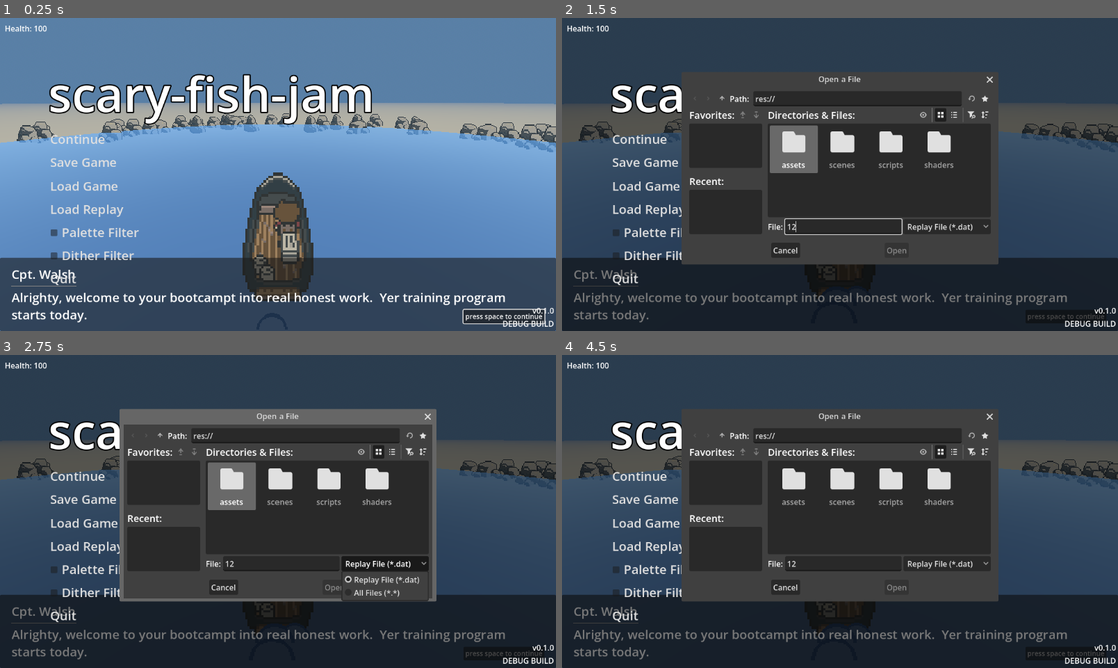
Above: before the commit, frames 1-4 (two rows, left to right).
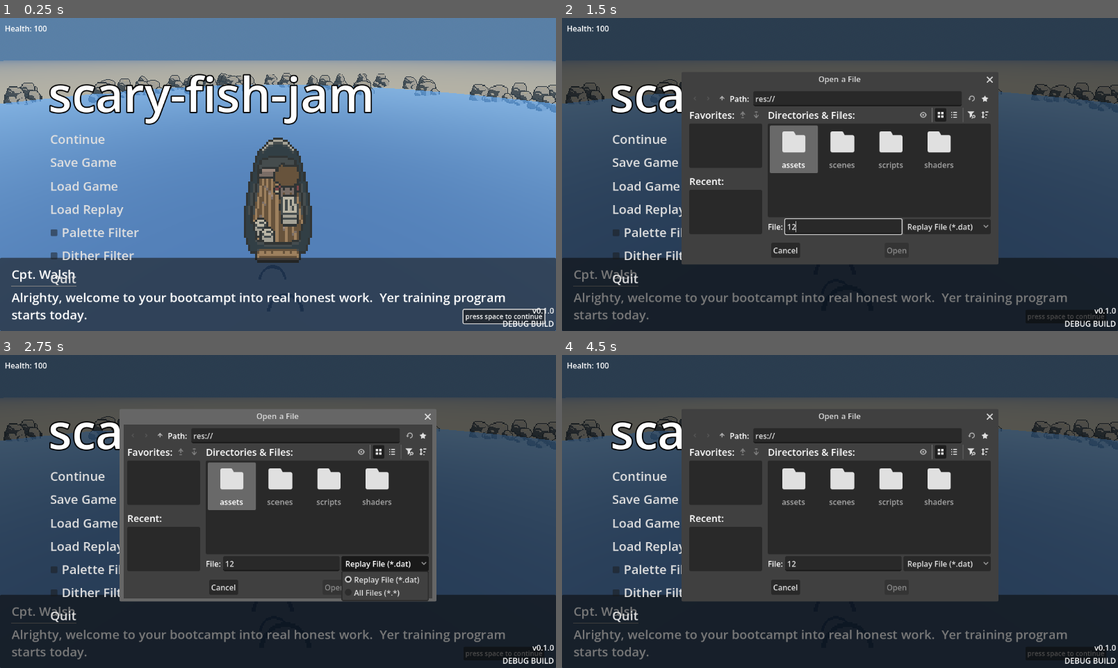
Above: after the commit, the same moments.

Repository: onebit-aidan-kris/scary-fish-jam
Game: Godot game, scene res://scenes/levels/fishing/fishing_level_1_tutorial.tscn
Same seed, same stepped clock (60 frames per second), same inputs: the game is played once before the commit and once after it. This scene is started directly instead of the project's main scene.
Inputs (mouse positions are in pixels of both pictures, inside the frame that each line leads up to):
- Up to frame 1 (0.25 s): no input
- Up to frame 2 (1.5 s): click "Load Replay" at 0.5 s; click (845, 227) at 1.27 s; type "12" at 1.35 s
- Up to frame 3 (2.75 s): click "Replay File (*.dat)" at 2 s
- Up to frame 4 (4.5 s): click "Replay File (*.dat)" at 2.75 s; click "Replay File (*.dat)" at 3.5 s; click "Load Replay" at 4.25 s

The runs differ from the first frame. In frame 1, 24% of the frame differs, in the area x 0-100%, y 13-91%; in frame 2, 11%; in frame 3, 11%; in frame 4, 11%.

Commit message:
fixing camera being messed up upon transitioning

Diff:
--- a/project/scenes/levels/fishing/boat.gd
+++ b/project/scenes/levels/fishing/boat.gd
@@ -45,6 +45,8 @@
 func _ready() -> void:
 	_input = gamestate.player_input
 	_cam_origin_pitch = _camera.rotation_degrees.x
+	_camera.rotation_degrees.x = clampf(_cam_origin_pitch, -90.0, -20.0)
+	_camera.make_current()
 
 
 func _physics_process(delta: float) -> void:
--- a/project/scenes/levels/fishing/fishing_level_1_tutorial.tscn
+++ b/project/scenes/levels/fishing/fishing_level_1_tutorial.tscn
@@ -220,7 +220,7 @@
 stream = ExtResource("6_errxx")
 
 [node name="Camera3D" type="Camera3D" parent="Boat" unique_id=1783302527]
-transform = Transform3D(1, 0, 0, 0, 0.866, -0.5, 0, 0.5, 0.866, 0, 4, 6)
+transform = Transform3D(1, 0, 0, 0, 0.866, 0.5, 0, -0.5, 0.866, 0, 4, 6)
 current = true
 
 [node name="BoatHitbox" type="CollisionShape3D" parent="Boat" unique_id=1935071213]
--- a/project/scenes/levels/town/events/to_fishing.gd
+++ b/project/scenes/levels/town/events/to_fishing.gd
@@ -5,9 +5,10 @@
 
 @export_file("*.tscn") var fishing_scene_file: String
 
+
 func _ready() -> void:
-	Interactable.register(self , _on_interact)
+	Interactable.register(self, _on_interact)
 
 
 func _on_interact() -> void:
-	util.aok(get_tree().change_scene_to_file(fishing_scene_file))
+	gamestate.screen_fade.fade_to_scene(fishing_scene_file)
